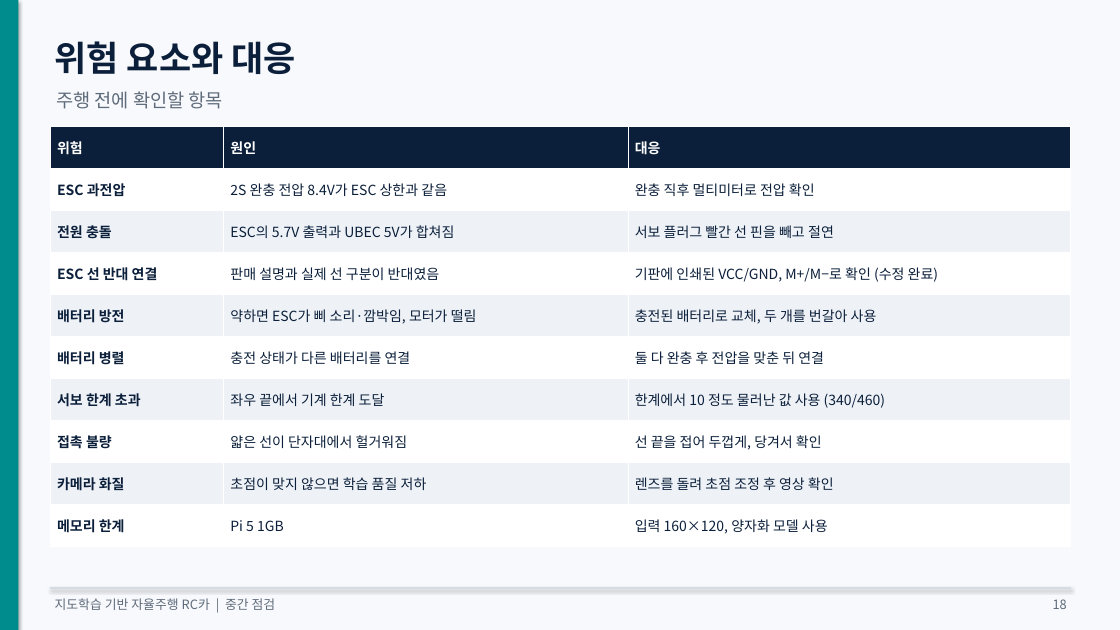
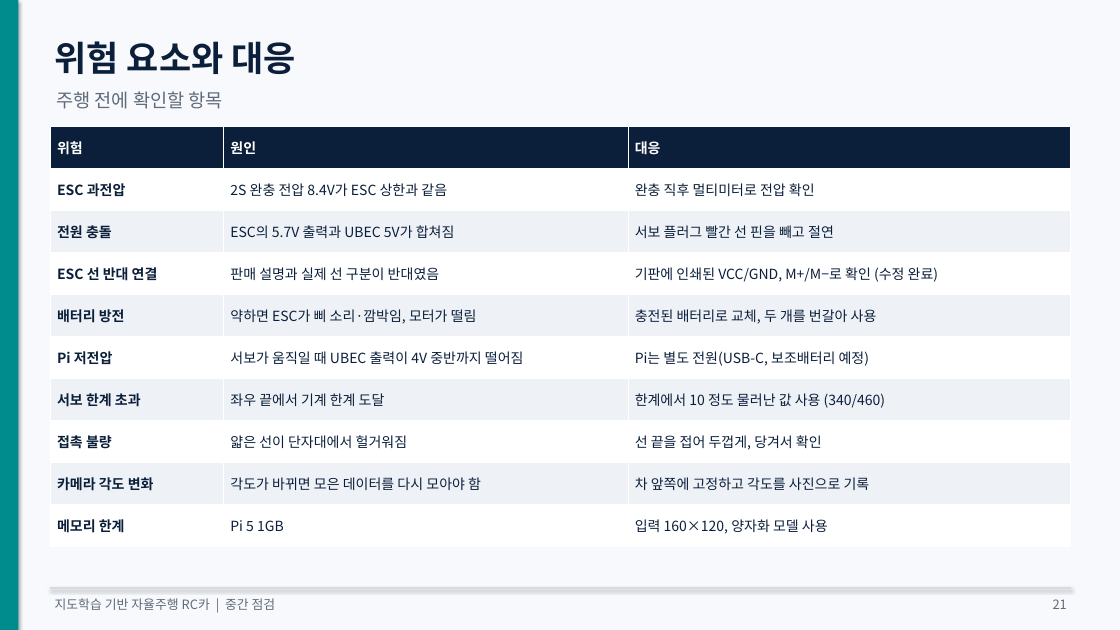
Before and after one commit to KMUTMU/Robot, a slide deck: slide 21 of 중간점검_자율주행RC카.pptx (slide 18 before the commit). Drawn at 1120x630 pixels with LibreOffice and Linux fonts; fonts in the diff are those of the drawing. Boxes give left, top, right and bottom in pixels: in the first picture for what was removed or moved away, otherwise in the second. Text is boxed around its words. In the diff, an @@ line names an element or a change of style, - is before the commit and + after.

```diff
--- a/중간점검_자율주행RC카.pptx
+++ b/중간점검_자율주행RC카.pptx
@@ table at <box>50,126,1070,546</box> @@
-row 6: 배터리 병렬 | 충전 상태가 다른 배터리를 연결 | 둘 다 완충 후 전압을 맞춘 뒤 연결
+row 6: Pi 저전압 | 서보가 움직일 때 UBEC 출력이 4V 중반까지 떨어짐 | Pi는 별도 전원(USB-C, 보조배터리 예정)
-row 9: 카메라 화질 | 초점이 맞지 않으면 학습 품질 저하 | 렌즈를 돌려 초점 조정 후 영상 확인
+row 9: 카메라 각도 변화 | 각도가 바뀌면 모은 데이터를 다시 모아야 함 | 차 앞쪽에 고정하고 각도를 사진으로 기록
@@ text at <box>1053,599,1067,609</box>: text changed @@
-18
+21
```
Also in this commit, not shown: 9 other slides changed, 3 slides added, 5 other files.
